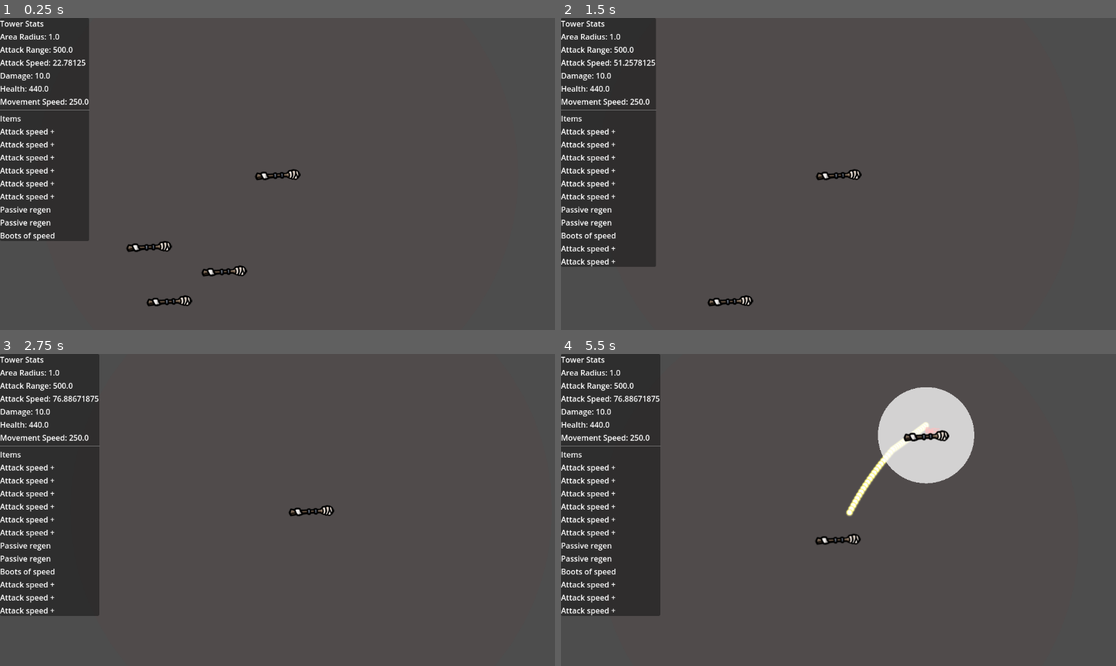
Above: before the commit, frames 1-4 (two rows, left to right).
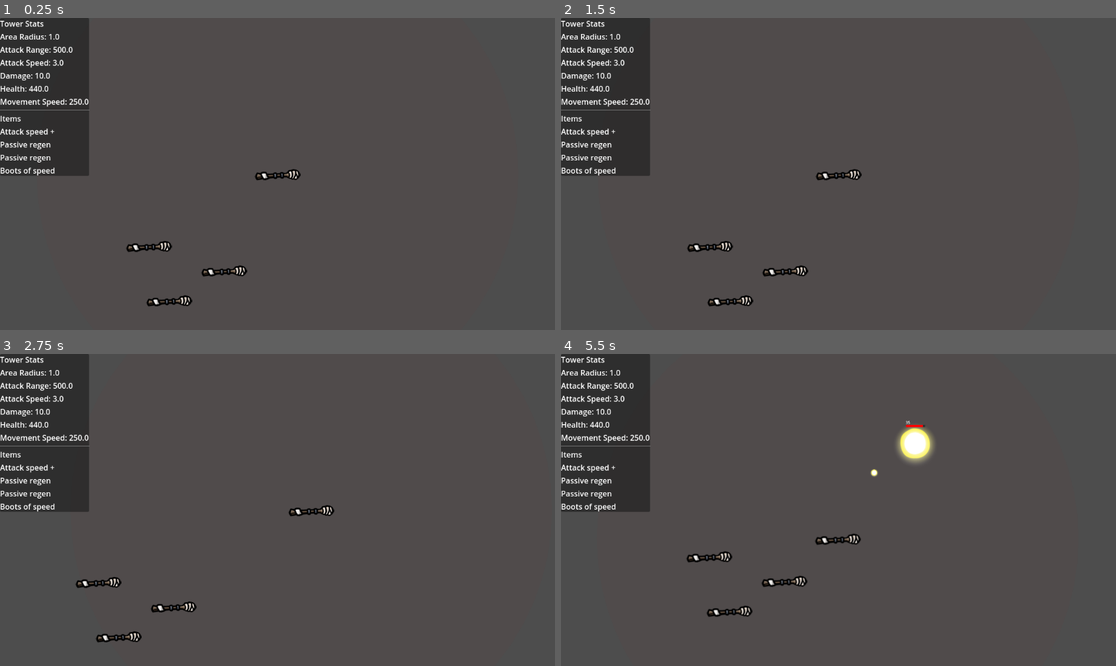
Above: after the commit, the same moments.

Repository: NathanAY/Broriskoftarainto
Game: Godot game, scene res://Scenes/Main.tscn
Same seed, same stepped clock (60 frames per second), same inputs: the game is played once before the commit and once after it.
Inputs (mouse positions are in pixels of both pictures, inside the frame that each line leads up to):
- Up to frame 1 (0.25 s): no input
- Up to frame 2 (1.5 s): tap Enter at 0.5 s; drag from (710, 245) to (894, 105) at 0.52 s; tap Space at 1.25 s; drag from (783, 270) to (810, 236) at 1.27 s
- Up to frame 3 (2.75 s): tap Enter at 2 s; move the mouse to (166, 634) at 2.02 s; hold Right (ui_right) from 2.03 s (still down); click (166, 634) at 2.17 s
- Up to frame 4 (5.5 s): release Right (ui_right) at 2.75 s; drag from (810, 572) to (672, 463) at 2.77 s; move the mouse to (1005, 556) at 3.52 s; hold Left (ui_left) 3.53-4.25 s; click (1005, 556) at 3.67 s; drag from (672, 463) to (755, 432) at 4.27 s; move the mouse to (866, 510) at 5.02 s; hold Down (ui_down) from 5.03 s (still down); click (866, 510) at 5.17 s

The runs differ from the first frame. In frame 1, 3.6% of the frame differs, in the area x 0-17%, y 13-72%; in frame 2, 6.0%; in frame 3, 7.5%; in frame 4, 12%, in the area x 0-75%, y 0-85%.

Commit message:
Add interactable menu with buttons for pickups

Diff:
--- a/Scenes/Tower.tscn
+++ b/Scenes/Tower.tscn
@@ -4,13 +4,13 @@
 [ext_resource type="Texture2D" uid="uid://blr76khcrsxby" path="res://Assets/torch.png" id="1_ry8d0"]
 [ext_resource type="Script" uid="uid://bxqxit15wxm0g" path="res://Scripts/movement.gd" id="3_sijes"]
 [ext_resource type="PackedScene" uid="uid://da5n82twecexo" path="res://Systems/LocalEventManager.tscn" id="5_il7y0"]
-[ext_resource type="PackedScene" uid="uid://by0slo3uv1f0e" path="res://ui/DamageNumberSpawner.tscn" id="6_k6scv"]
+[ext_resource type="PackedScene" uid="uid://by0slo3uv1f0e" path="res://ui/numberspawn/DamageNumberSpawner.tscn" id="6_k6scv"]
 [ext_resource type="PackedScene" uid="uid://bh43jhslewxeq" path="res://ui/HealthBar.tscn" id="7_aqd11"]
 [ext_resource type="PackedScene" uid="uid://bymf3sqpkbdcr" path="res://Systems/Items/ItemHolder.tscn" id="7_kmdyl"]
 [ext_resource type="PackedScene" uid="uid://cskdgn6s7qlfo" path="res://Systems/weapon/WeaponHolder.tscn" id="7_wtx2b"]
 [ext_resource type="PackedScene" uid="uid://dst2hov333sk2" path="res://Systems/Stats.tscn" id="8_7ibl6"]
 [ext_resource type="PackedScene" uid="uid://dorbxm8iyx8ni" path="res://Systems/Health.tscn" id="8_kmdyl"]
-[ext_resource type="PackedScene" uid="uid://bfv23hn20a0ia" path="res://ui/HealNumberSpawner.tscn" id="9_sijes"]
+[ext_resource type="PackedScene" uid="uid://bfv23hn20a0ia" path="res://ui/numberspawn/HealNumberSpawner.tscn" id="9_sijes"]
 
 [sub_resource type="CircleShape2D" id="CircleShape2D_7ibl6"]
 
--- a/Scripts/tower.gd
+++ b/Scripts/tower.gd
@@ -27,11 +27,7 @@
     $WeaponHolder.add_weapon(load("res://Resources/weapons/Pistol.tres"))
     #$WeaponHolder.add_weapon(load("res://Resources/weapons/Shotgun.tres"))
     $ItemHolder.add_item(load("res://Resources/items/AttackSpeedItem.tres"))
-    $ItemHolder.add_item(load("res://Resources/items/AttackSpeedItem.tres"))
-    $ItemHolder.add_item(load("res://Resources/items/AttackSpeedItem.tres"))
-    $ItemHolder.add_item(load("res://Resources/items/AttackSpeedItem.tres"))
-    $ItemHolder.add_item(load("res://Resources/items/AttackSpeedItem.tres"))
-    $ItemHolder.add_item(load("res://Resources/items/AttackSpeedItem.tres"))
+    #$ItemHolder.add_item(load("res://Resources/items/AttackSpeedItem.tres"))
     #$ItemHolder.add_item(load("res://Resources/items/AttackSpeedItem.tres"))
     #$ItemHolder.add_item(load("res://Resources/items/AttackSpeedItem.tres"))
     #$ItemHolder.add_item(load("res://Resources/items/AttackSpeedItem.tres"))
--- a/Systems/Items/item_pickup.gd
+++ b/Systems/Items/item_pickup.gd
@@ -1,21 +1,29 @@
 # ItemPickup.gd
-extends Area2D
+# ItemPickup.gd
+extends Interactable
 
-@export var item: Resource  # assign ExplosionShotItem.tres
+@export var item: Item
 
-func _ready():
-    connect("input_event", Callable(self, "_on_input_event"))
+func _populate_menu(menu: Control):
+    var label: Label = menu.get_node("Label")
+    label.text = "%s\n%s" % [item.name, item.description]
 
-func _on_input_event(viewport, event, shape_idx):
-    if event is InputEventMouseButton and event.pressed and event.button_index == MOUSE_BUTTON_LEFT:
-        _give_item_to_tower()
-        queue_free()
+    var pickup_button: Button = menu.get_node("Button")
+    pickup_button.text = "Pick up"
+    pickup_button.pressed.connect(_on_pickup)
 
-func _give_item_to_tower():
-    var tower = get_tree().current_scene.get_node_or_null("Tower") # adjust path
+    var destroy_button: Button = menu.get_node("Button2")
+    destroy_button.text = "Destroy"
+    destroy_button.pressed.connect(_on_destroy)
+
+func _on_pickup():
+    var tower = get_tree().current_scene.get_node_or_null("Tower")
     if not tower:
-        push_warning("ItemPickup: No Tower found in scene!")
         return
     var holder = tower.get_node_or_null("ItemHolder")
     if holder:
         holder.add_item(item)
+        queue_free()
+
+func _on_destroy():
+    queue_free()
--- a/ui/DamageNumberSpawner.tscn
+++ /dev/null
@@ -1,8 +0,0 @@
-[gd_scene load_steps=3 format=3 uid="uid://by0slo3uv1f0e"]
-
-[ext_resource type="Script" uid="uid://d137fkn3alac8" path="res://ui/DamageNumberSpawner.gd" id="1_p64xj"]
-[ext_resource type="PackedScene" uid="uid://bynru56pu7iam" path="res://ui/FloatingNumber.tscn" id="2_43r8r"]
-
-[node name="DamageNumberSpawner" type="Node2D"]
-script = ExtResource("1_p64xj")
-damage_number_scene = ExtResource("2_43r8r")
--- a/ui/HealNumberSpawner.tscn
+++ /dev/null
@@ -1,8 +0,0 @@
-[gd_scene load_steps=3 format=3 uid="uid://bfv23hn20a0ia"]
-
-[ext_resource type="Script" uid="uid://h4xocng4ljvo" path="res://ui/heal_number_spawner.gd" id="1_0gsms"]
-[ext_resource type="PackedScene" uid="uid://bynru56pu7iam" path="res://ui/FloatingNumber.tscn" id="2_388iv"]
-
-[node name="HealNumberSpawner" type="Node"]
-script = ExtResource("1_0gsms")
-damage_number_scene = ExtResource("2_388iv")
--- /dev/null
+++ b/ui/interractable/InteractionMenu.tscn
@@ -0,0 +1,29 @@
+[gd_scene format=3 uid="uid://dljplvstuesm1"]
+
+[node name="InteractionMenu" type="Control"]
+layout_mode = 3
+anchors_preset = 15
+anchor_right = 1.0
+anchor_bottom = 1.0
+grow_horizontal = 2
+grow_vertical = 2
+size_flags_horizontal = 4
+
+[node name="Label" type="Label" parent="."]
+layout_mode = 0
+offset_right = 40.0
+offset_bottom = 23.0
+text = "Thats label"
+
+[node name="Button" type="Button" parent="."]
+layout_mode = 0
+offset_top = -66.0
+offset_right = 34.0
+offset_bottom = -35.0
+text = "E"
+
+[node name="Button2" type="Button" parent="."]
+layout_mode = 0
+offset_top = -31.0
+offset_right = 35.0
+text = "F"
--- /dev/null
+++ b/ui/interractable/interractable.gd
@@ -0,0 +1,38 @@
+# Interactable.gd
+extends Area2D
+class_name Interactable
+
+@export var interaction_radius: float = 100.0
+@onready var tower: Node2D = get_tree().current_scene.get_node_or_null("Tower")
+
+var interaction_menu: Control
+
+func _ready():
+    # Create the menu scene but hide it by default
+    interaction_menu = preload("res://ui/interractable/InteractionMenu.tscn").instantiate()
+    add_child(interaction_menu)
+    interaction_menu.visible = false
+
+func _process(delta):
+    if not tower:
+        return
+
+    var distance = global_position.distance_to(tower.global_position)
+    if distance <= interaction_radius:
+        if not interaction_menu.visible:
+            _show_menu()
+    else:
+        if interaction_menu.visible:
+            _hide_menu()
+
+func _show_menu():
+    interaction_menu.visible = true
+    interaction_menu.global_position = global_position + Vector2(0, -40) # float above object
+    _populate_menu(interaction_menu)
+
+func _hide_menu():
+    interaction_menu.visible = false
+
+# To be overridden by subclasses (ItemPickup, Chest, etc.)
+func _populate_menu(menu: Control):
+    pass
--- a/ui/DamageNumberSpawner.gd
+++ b/ui/numberspawn/DamageNumberSpawner.gd
@@ -2,7 +2,7 @@
 
 @export var event_manager: Node
 @export var damage_number_scene: PackedScene   # assign DamageNumber.tscn in inspector
-var spawn_offset: float = 10.0         # max random horizontal/vertical jitter
+var spawn_offset: float = 20.0         # max random horizontal/vertical jitter
 
 func _ready() -> void:
     event_manager.subscribe("projectile_hit", Callable(self, "_on_projectile_hit"))
--- /dev/null
+++ b/ui/numberspawn/DamageNumberSpawner.tscn
@@ -0,0 +1,8 @@
+[gd_scene load_steps=3 format=3 uid="uid://by0slo3uv1f0e"]
+
+[ext_resource type="Script" uid="uid://d137fkn3alac8" path="res://ui/numberspawn/DamageNumberSpawner.gd" id="1_p64xj"]
+[ext_resource type="PackedScene" uid="uid://bynru56pu7iam" path="res://ui/numberspawn/FloatingNumber.tscn" id="2_43r8r"]
+
+[node name="DamageNumberSpawner" type="Node2D"]
+script = ExtResource("1_p64xj")
+damage_number_scene = ExtResource("2_43r8r")
--- a/ui/FloatingNumber.tscn
+++ b/ui/numberspawn/FloatingNumber.tscn
@@ -1,6 +1,6 @@
 [gd_scene load_steps=2 format=3 uid="uid://bynru56pu7iam"]
 
-[ext_resource type="Script" uid="uid://dy7r2pdi4p6n2" path="res://ui/floatin_number.gd" id="1_8yysl"]
+[ext_resource type="Script" uid="uid://dy7r2pdi4p6n2" path="res://ui/numberspawn/floatin_number.gd" id="1_8yysl"]
 
 [node name="DamageNumber" type="Node2D"]
 script = ExtResource("1_8yysl")
--- /dev/null
+++ b/ui/numberspawn/HealNumberSpawner.tscn
@@ -0,0 +1,8 @@
+[gd_scene load_steps=3 format=3 uid="uid://bfv23hn20a0ia"]
+
+[ext_resource type="Script" uid="uid://h4xocng4ljvo" path="res://ui/numberspawn/heal_number_spawner.gd" id="1_0gsms"]
+[ext_resource type="PackedScene" uid="uid://bynru56pu7iam" path="res://ui/numberspawn/FloatingNumber.tscn" id="2_388iv"]
+
+[node name="HealNumberSpawner" type="Node"]
+script = ExtResource("1_0gsms")
+damage_number_scene = ExtResource("2_388iv")
Not shown, added: ui/interractable/interractable.gd.uid
Renamed: ui/DamageNumberSpawner.gd.uid -> ui/numberspawn/DamageNumberSpawner.gd.uid
Renamed: ui/floatin_number.gd -> ui/numberspawn/floatin_number.gd
Renamed: ui/floatin_number.gd.uid -> ui/numberspawn/floatin_number.gd.uid
Renamed: ui/heal_number_spawner.gd -> ui/numberspawn/heal_number_spawner.gd
Renamed: ui/heal_number_spawner.gd.uid -> ui/numberspawn/heal_number_spawner.gd.uid
